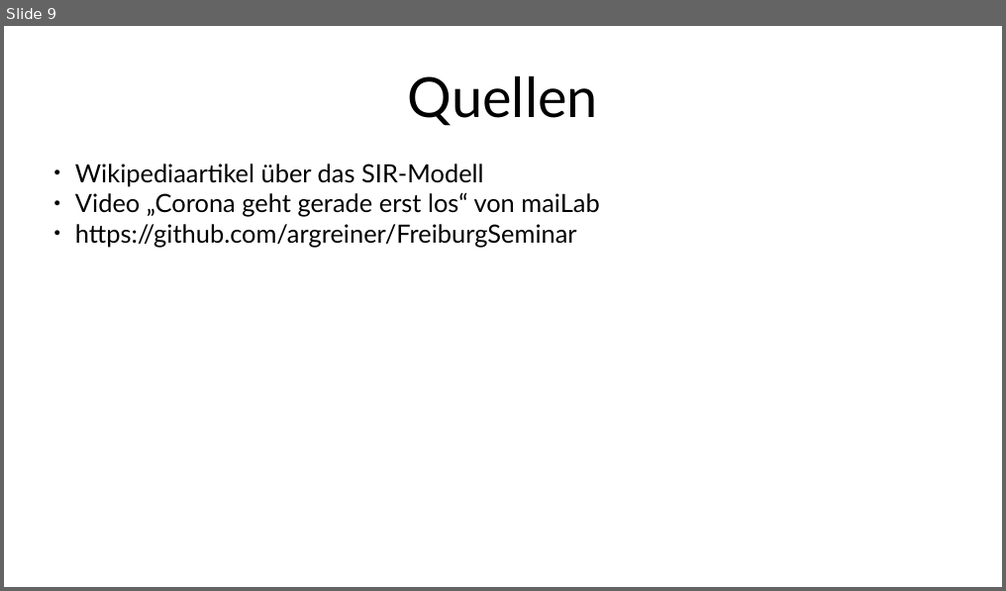
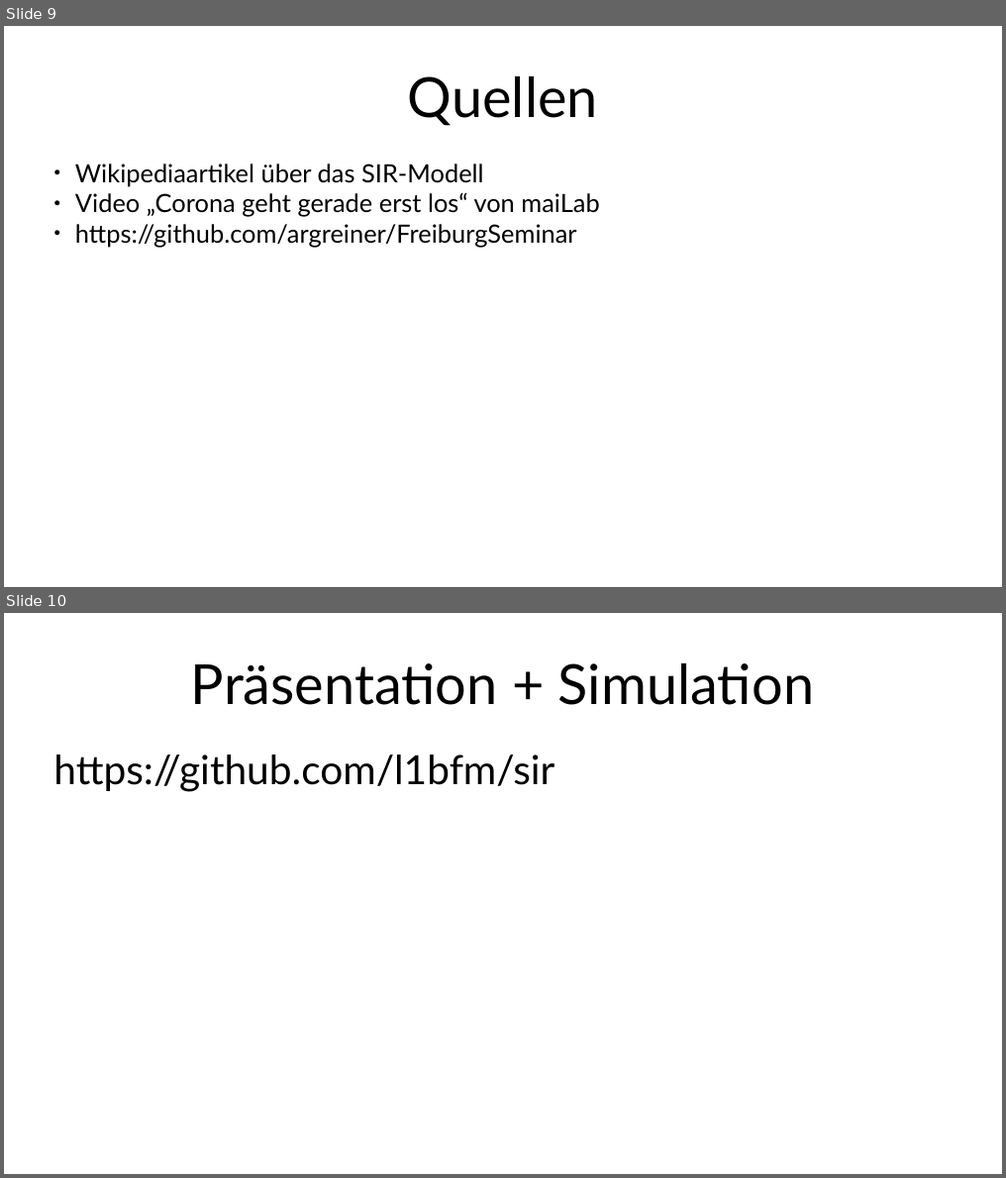
Before and after one commit to l1bfm/sir, a slide deck: SIR.odp. Shown one above the other, each under a label of ours: slide 9 before the commit, slides 9 and 10 after it. The pictures are 1006x591 and 1006x1178 pixels, drawn with LibreOffice and Linux fonts; fonts in the diff are those of the drawing. Boxes give left, top, right and bottom in pixels: in the first picture for what was removed or moved away, otherwise in the second. Text is boxed around its words. In the diff, an @@ line names an element or a change of style, - is before the commit and + after.

Commit message:
added link to repo in presentation

```diff
--- a/SIR.odp
+++ b/SIR.odp
@@ slide 10 added at (x1=4, y1=613, x2=1002, y2=1174), background #FFFFFF @@
@@ title added at (x1=191, y1=663, x2=814, y2=705), 44 pt, text #000000 @@
+Präsentation + Simulation
@@ text added at (x1=54, y1=755, x2=554, y2=792), 32 pt, text #000000 @@
+https://github.com/l1bfm/sir
```
